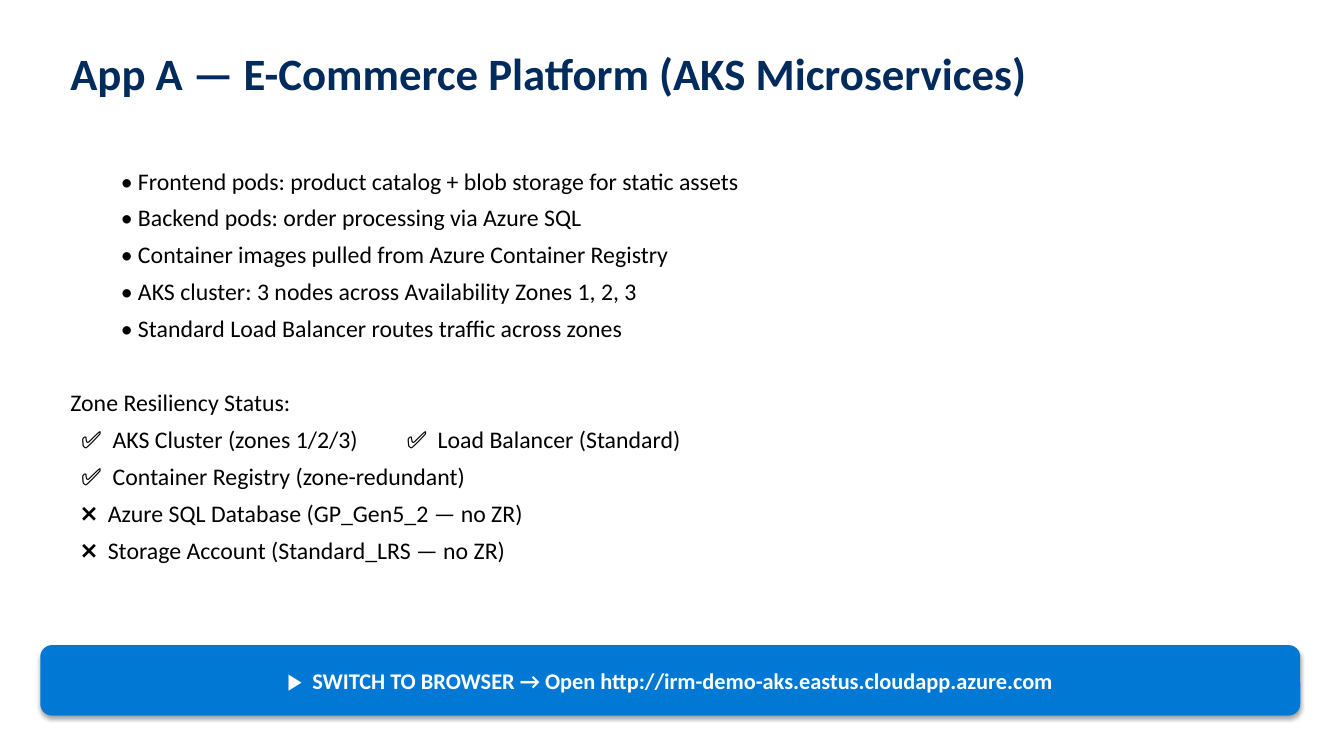
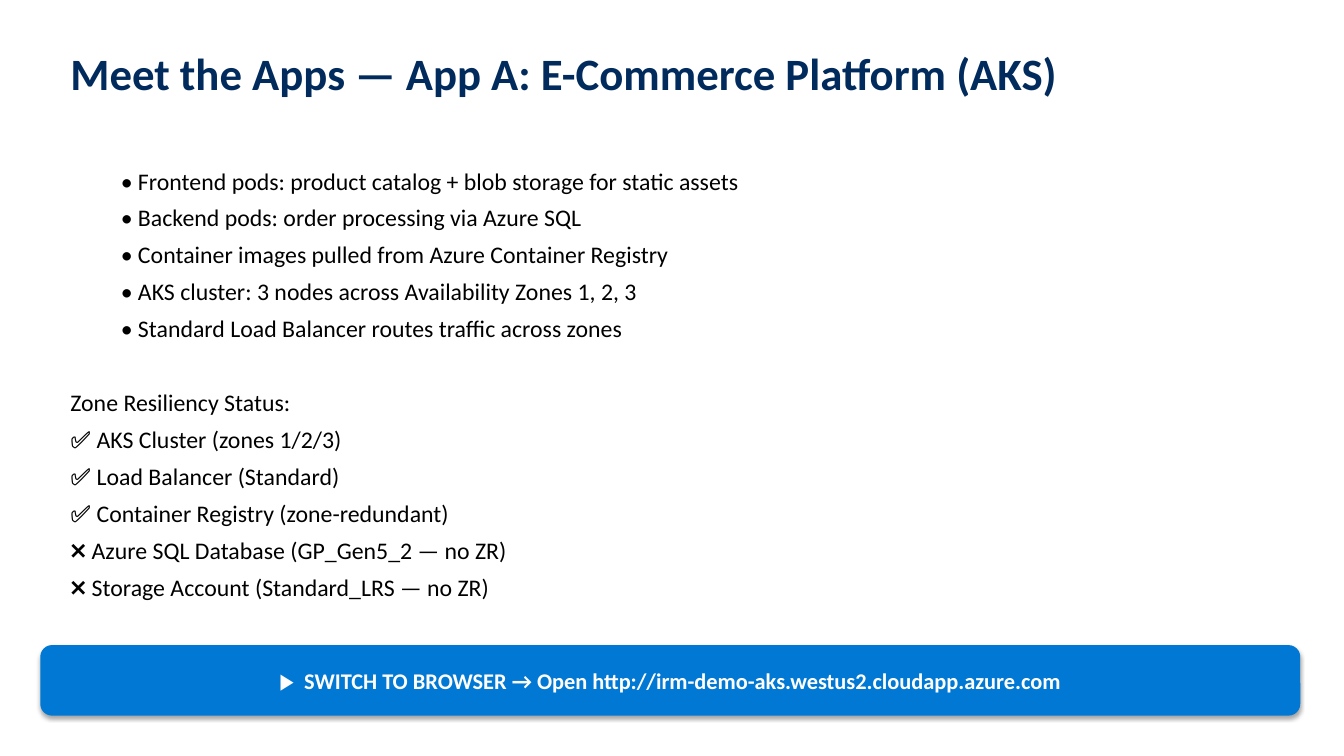
Before and after one commit to adityabalaji-msft/IRMDemoEnvironmentGuide, a slide deck: slide 9 of IRM-Field-Demo-Walking-Deck.pptx (slide 5 before the commit). Drawn at 1344x756 pixels with LibreOffice and Linux fonts; fonts in the diff are those of the drawing. Boxes give left, top, right and bottom in pixels: in the first picture for what was removed or moved away, otherwise in the second. Text is boxed around its words. In the diff, an @@ line names an element or a change of style, - is before the commit and + after.

Commit message:
Fix Phase 2 wording, drift rediscovery language, PPTX overflow/formatting

```diff
--- a/IRM-Field-Demo-Walking-Deck.pptx
+++ b/IRM-Field-Demo-Walking-Deck.pptx
@@ text at bbox=[70, 57, 1056, 97]: text changed @@
-App A — E-Commerce Platform (AKS Microservices)
+Meet the Apps — App A: E-Commerce Platform (AKS)
@@ text at bbox=[97, 430, 342, 488]: text changed @@
-✅ AKS Cluster (zones 1/2/3) ✅ Load Balancer (Standard)
+✅ AKS Cluster (zones 1/2/3)
+✅ Load Balancer (Standard)
@@ text in rounded rectangle at bbox=[304, 673, 1060, 693]: text changed @@
-▶ SWITCH TO BROWSER → Open http://irm-demo-aks.eastus.cloudapp.azure.com
+▶ SWITCH TO BROWSER → Open http://irm-demo-aks.westus2.cloudapp.azure.com
```
Also in this commit, not shown: 7 other slides changed, 15 slides added, 18 slides removed, 2 other files.
